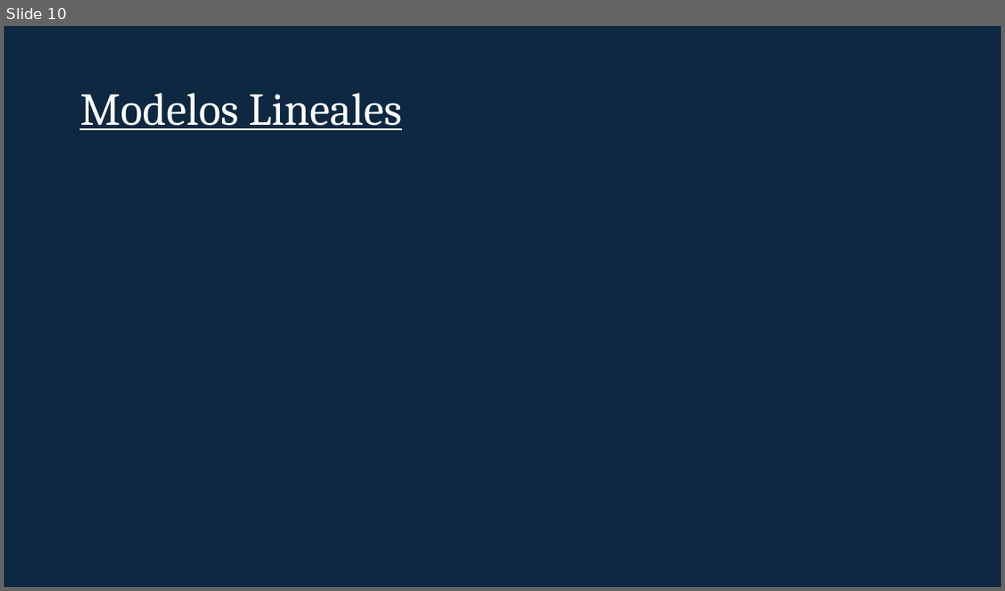
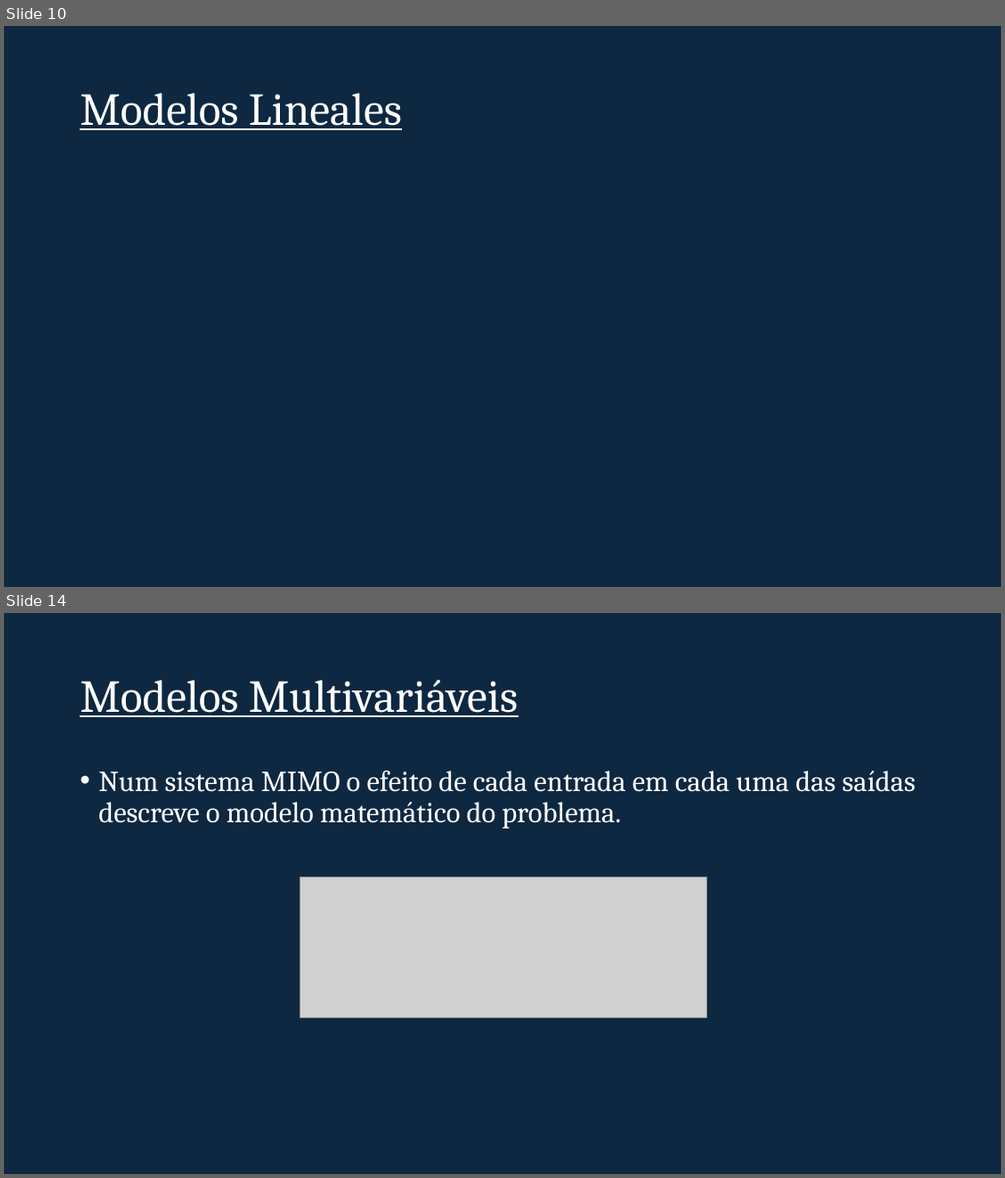
Before and after one commit to sergioacg/simulink-ep, a slide deck: Simulink.pptx. Shown one above the other, each under a label of ours: slide 10 before the commit, slides 10 and 14 after it; the slides between them are not shown. The pictures are 1005x591 and 1005x1178 pixels, drawn with LibreOffice and Linux fonts; fonts in the diff are those of the drawing; grey boxes stand for pictures; background and template pictures are left out. Boxes give left, top, right and bottom in pixels: in the first picture for what was removed or moved away, otherwise in the second. Text is boxed around its words. In the diff, an @@ line names an element or a change of style, - is before the commit and + after.

```diff
--- a/Simulink.pptx
+++ b/Simulink.pptx
@@ slide 14 added at [4,613,1001,1174], background #0E2841 @@
@@ title added at [80,680,518,717], 44 pt, text #FFFFFF, underline @@
+Modelos Multivariáveis
@@ text added at [98,771,915,828], 28 pt, text #FFFFFF @@
+• Num sistema MIMO o efeito de cada entrada em cada uma das saídas descreve o modelo matemático do problema.
@@ picture added at [299,877,707,1018] @@
```
Also in this commit, not shown: 7 other slides added.
